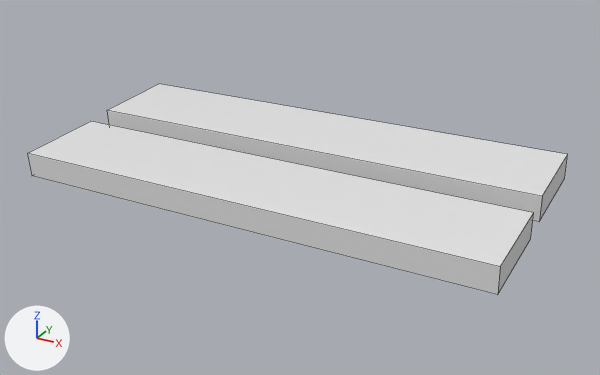
Before and after pictures for a commit that changed the FBX model Content/Art/Assets/Structures/Bridge/SM_BridgeEnd_Low.fbx.
Rendered twice from a 50 mm camera at (0.75, -1.512, 0.677) aimed at (0.022, -0.188, 0.016). The axes (+X, +Y, +Z) are drawn at lower left. The lights are the same throughout. Mesh edges are drawn as thin lines. Where no turn or scale is listed for an object, it has been applied to the vertices.

Objects in the first picture: 'SM_BridgeEnd_Low2'.
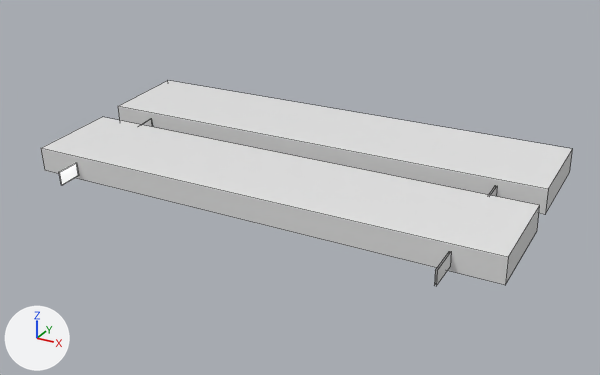
Location of each change, [x1, y1, x2, y2] in pixels of the pictures (600 x 375 px; the box of a moved part takes in the faces that stretch with it):
```json
{"object": "SM_BridgeEnd_Low2", "change": "reshaped, moved", "before": [27, 84, 568, 295], "after": [41, 80, 573, 286]}
{"part": 1, "of": "me_mesh", "change": "moved or reshaped", "before": [107, 84, 568, 222], "after": [118, 80, 573, 214]}
{"part": 2, "of": "me_mesh", "change": "moved or reshaped", "before": [27, 121, 533, 295], "after": [41, 117, 540, 285]}
{"part": 3, "of": "me_mesh", "change": "added", "after": [141, 119, 497, 286]}
{"part": 4, "of": "me_mesh", "change": "added", "after": [59, 163, 79, 185]}
```

The change, as JSON lines over the scene's bpy script:
```json
{"block": "me_mesh", "where": "me_mesh.from_pydata(...)  # 16 vertices, 12 faces; spans x -0.488..0.484, y -0.568..-0.132, z 0.015..0.098"}
{"block": "me_mesh", "where": "# used by ob_sm_bridgeend_low2; location = (0.0, 0.166, 0.0)"}
{"block": "me_mesh", "where": "# verts and faces of me_mesh; kept vertices keep their numbers, new ones are numbered from 16"}
{"block": "me_mesh", "change": "me_mesh part 1: the loose piece of 8 vertices spanning x -0.488..0.484, y -0.325..-0.132, z 0.035..0.098 is moved by (0.002, 0.0, 0.0)"}
{"block": "me_mesh", "change": "me_mesh part 2: the loose piece of 8 vertices spanning x -0.488..0.484, y -0.568..-0.376, z 0.015..0.077 is moved by (0.002, 0.0, 0.0)"}
{"block": "me_mesh", "change": "me_mesh part 3"}
{"op": "add", "block": "me_mesh", "code": "verts[16] = (0.392, -0.38, 0.068)"}
{"op": "add", "block": "me_mesh", "code": "verts[17] = (0.392, -0.63, 0.048)  # pixel (435, 270)"}
{"op": "add", "block": "me_mesh", "code": "verts[18] = (0.392, -0.567, 0.052)  # pixel (449, 251)"}
{"op": "add", "block": "me_mesh", "code": "verts[19] = (0.395, -0.38, 0.068)"}
{"op": "add", "block": "me_mesh", "code": "verts[20] = (0.395, -0.63, 0.048)  # pixel (437, 270)"}
{"op": "add", "block": "me_mesh", "code": "verts[21] = (0.395, -0.567, 0.052)  # pixel (451, 251)"}
{"op": "add", "block": "me_mesh", "code": "for new, old in zip([*range(22, 28)], [*range(16, 22)]): verts[new] = verts[old] + (0.0, 0.002, -0.029)"}
{"op": "add", "block": "me_mesh", "code": "verts[36] = (0.392, -0.323, 0.073)  # pixel (495, 185)"}
{"op": "add", "block": "me_mesh", "code": "verts[37] = (-0.393, -0.38, 0.066)"}
{"op": "add", "block": "me_mesh", "code": "verts[38] = (-0.391, -0.38, 0.066)"}
{"op": "add", "block": "me_mesh", "code": "verts[39] = (0.395, -0.323, 0.073)  # pixel (497, 185)"}
{"op": "add", "block": "me_mesh", "code": "for new, old in zip([*range(40, 44)], [*range(36, 40)]): verts[new] = verts[old] + (0.0, 0.003, -0.029)"}
{"op": "add", "block": "me_mesh", "code": "verts[44] = (-0.393, -0.32, 0.044)"}
{"op": "add", "block": "me_mesh", "code": "verts[45] = (-0.393, -0.323, 0.072)  # pixel (151, 118)"}
{"op": "add", "block": "me_mesh", "code": "verts[46] = (-0.391, -0.32, 0.044)"}
{"op": "add", "block": "me_mesh", "code": "verts[47] = (-0.391, -0.323, 0.072)  # pixel (151, 118)"}
{"op": "add", "block": "me_mesh", "code": "faces += [(16, 36, 40, 22), (17, 18, 24, 23), (37, 45, 44, 41), (38, 42, 46, 47), (19, 25, 43, 39), (20, 26, 27, 21)]"}
{"block": "me_mesh", "change": "me_mesh part 4"}
{"op": "add", "block": "me_mesh", "code": "verts[28] = (-0.393, -0.614, 0.02)  # pixel (61, 185)"}
{"op": "add", "block": "me_mesh", "code": "verts[29] = (-0.393, -0.615, 0.049)  # pixel (58, 171)"}
{"op": "add", "block": "me_mesh", "code": "verts[30] = (-0.391, -0.614, 0.02)  # pixel (62, 185)"}
{"op": "add", "block": "me_mesh", "code": "verts[31] = (-0.391, -0.615, 0.049)  # pixel (59, 172)"}
{"op": "add", "block": "me_mesh", "code": "for new, old in zip([*range(32, 36)], [*range(28, 32)]): verts[new] = verts[old] + (0.0, 0.049, 0.003)"}
{"op": "add", "block": "me_mesh", "code": "faces += [(28, 29, 33, 32), (30, 34, 35, 31)]"}
{"op": "set", "path": "ob_sm_bridgeend_low2.location", "old": "(0.0, 0.166, 0.0)", "new": "(0.0, 0.2, 0.0)"}
```
